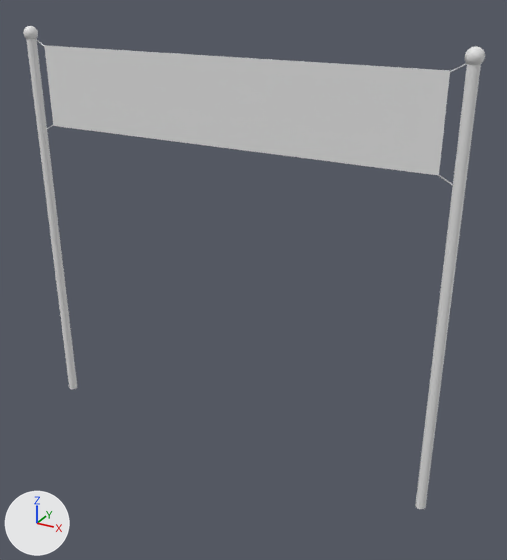
A saved change to the FBX model Assets/Props/Road/mod_goal.fbx.
One viewpoint serves both versions: a camera (50 mm lens) standing at (0.761, -1.24, 1.072) and looking at (0.067, 0.021, 0.441). Every picture has the same lights, and +X, +Y and +Z are marked at lower left. Where no turn or scale is listed for an object, it has been applied to the vertices. Vertices at the same position are counted once.

The first picture shows 'rod'.
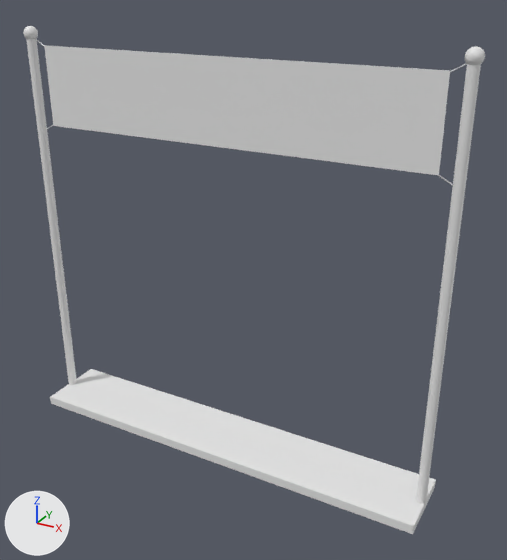
What differs and where, as boxes (x1, y1, x2, y2) in the pictures (507 x 560 px):
'rod', reshaped: before (23, 26, 485, 509); after (23, 26, 485, 534)
part 1 of me_flag, added: after (50, 369, 436, 534)

Edits to the bpy script that builds the scene:
```text
Change me_flag:
    where me_flag.from_pydata(...)  # 1652 vertices, 1702 faces; spans x -0.516..0.512, y -0.016..0.016, z 0.0..0.959
    used by ob_rod; location = (0.0, 0.0, 0.0)
    me_flag part 1: a new loose piece, a box spanning x -0.505..0.505, y -0.084..0.084, z -0.007..0.015, in mat_material_002 (white #e7e7e7)
```
